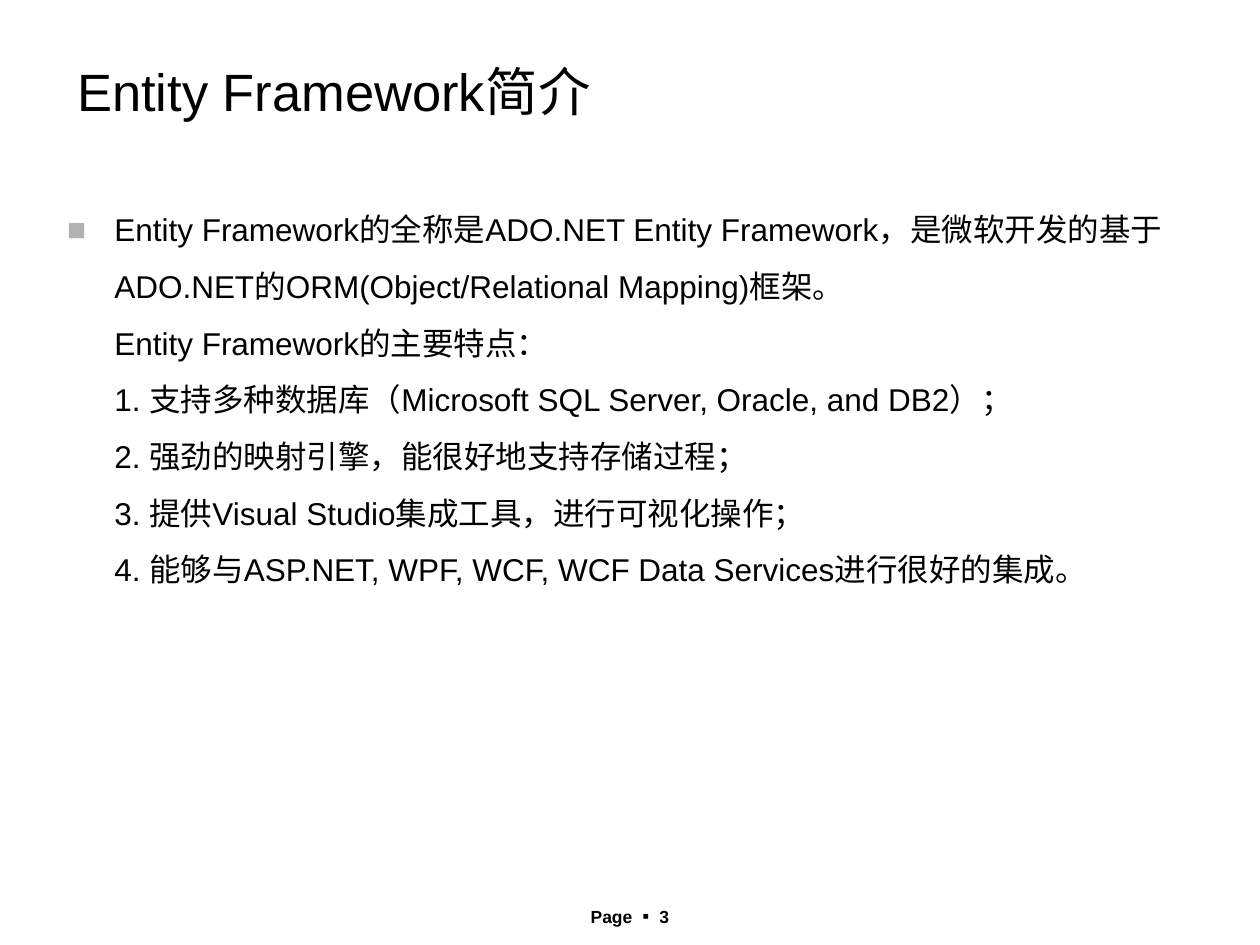
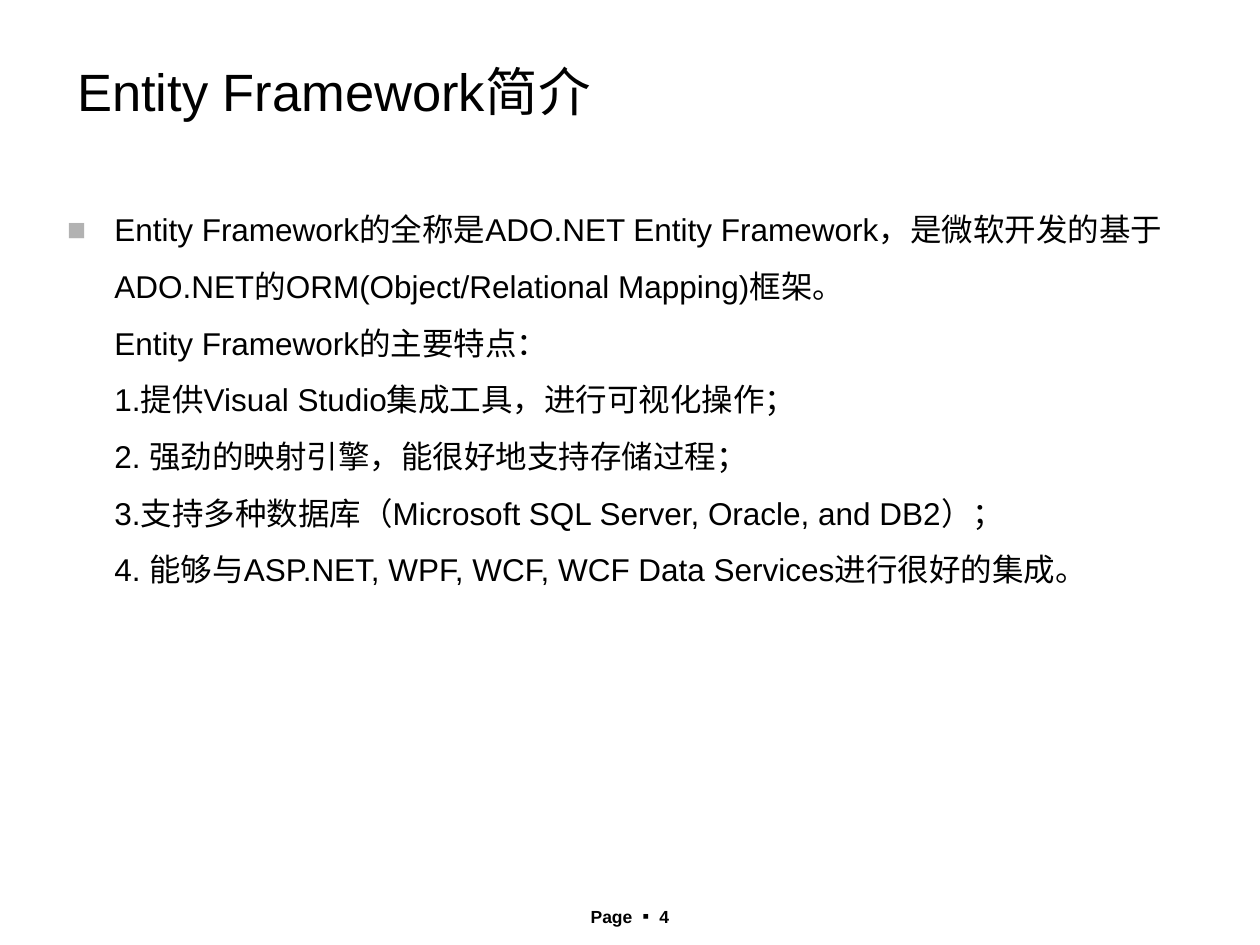
Before and after one commit to angrywindsoffice/anrgywindsPerson, a slide deck: slide 4 of Data Persistence Framework Pre-Research.ppt (slide 3 before the commit). Drawn at 1260x945 pixels with LibreOffice and Linux fonts; fonts in the diff are those of the drawing; background and template pictures are left out. Boxes give left, top, right and bottom in pixels: in the first picture for what was removed or moved away, otherwise in the second. Text is boxed around its words. In the diff, an @@ line names an element or a change of style, - is before the commit and + after.

Commit message:
update

```diff
--- a/Data Persistence Framework Pre-Research.ppt
+++ b/Data Persistence Framework Pre-Research.ppt
@@ text at (114,216,1162,585): text changed @@
-■ Entity Framework的全称是ADO.NET Entity Framework，是微软开发的基于ADO.NET的ORM(Object/Relational Mapping)框架。
-  Entity Framework的主要特点：
-  1. 支持多种数据库（Microsoft SQL Server, Oracle, and DB2）；
-  2. 强劲的映射引擎，能很好地支持存储过程；
-  3. 提供Visual Studio集成工具，进行可视化操作；
-  4. 能够与ASP.NET, WPF, WCF, WCF Data Services进行很好的集成。
+■ Entity Framework的全称是ADO.NET Entity Framework，是微软开发的基于ADO.NET的ORM(Object/Relational Mapping)框架。
+  Entity Framework的主要特点：
+  1.提供Visual Studio集成工具，进行可视化操作；
+  2. 强劲的映射引擎，能很好地支持存储过程；
+  3.支持多种数据库（Microsoft SQL Server, Oracle, and DB2）；
+  4. 能够与ASP.NET, WPF, WCF, WCF Data Services进行很好的集成。
@@ page number at (591,911,669,927): text changed @@
-Page ▪ 3
+Page ▪ 4
```
Also in this commit, not shown: 4 slides added, 8 slides removed.
